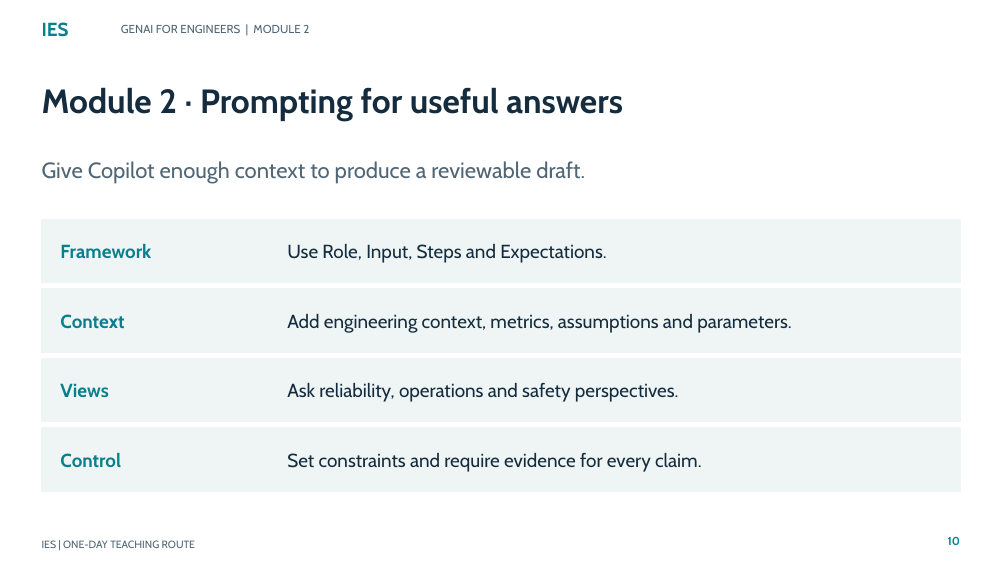
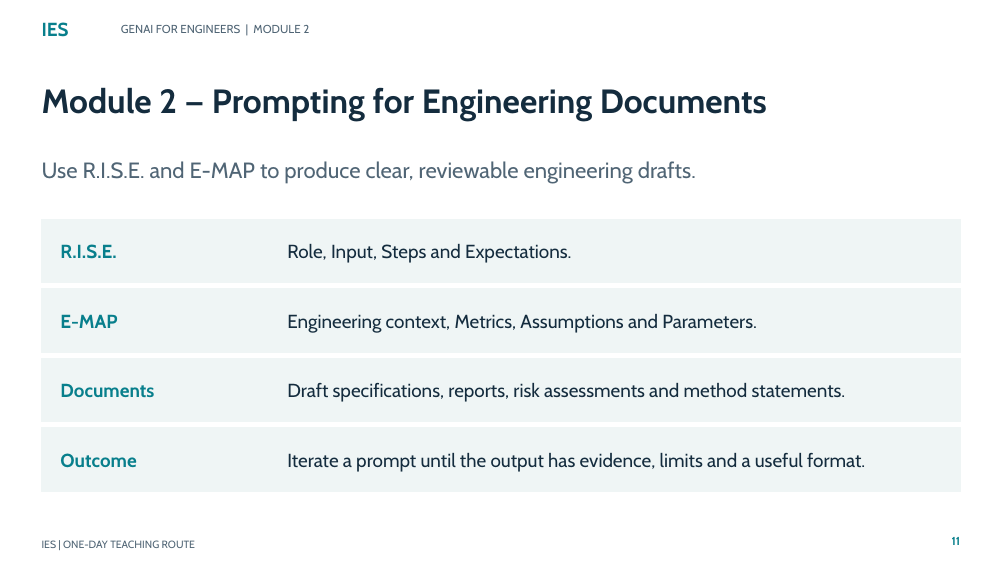
Before and after one commit to tertiarycourses/IES-GenAI-for-Engineers, a slide deck: slide 11 of courseware/Slides/IES-GenAI-for-Engineers.pptx (slide 10 before the commit). Drawn at 1008x567 pixels with LibreOffice and Linux fonts; fonts in the diff are those of the drawing. Boxes give left, top, right and bottom in pixels: in the first picture for what was removed or moved away, otherwise in the second. Text is boxed around its words. In the diff, an @@ line names an element or a change of style, - is before the commit and + after.

```diff
--- a/courseware/Slides/IES-GenAI-for-Engineers.pptx
+++ b/courseware/Slides/IES-GenAI-for-Engineers.pptx
@@ text at [42, 87, 767, 121]: text changed @@
-Module 2 · Prompting for useful answers
+Module 2 — Prompting for Engineering Documents
@@ text at [42, 161, 696, 184]: text changed @@
-Give Copilot enough context to produce a reviewable draft.
+Use R.I.S.E. and E-MAP to produce clear, reviewable engineering drafts.
@@ text at [60, 244, 116, 259]: text changed @@
-Framework
+R.I.S.E.
@@ text at [287, 244, 571, 263]: text changed @@
-Use Role, Input, Steps and Expectations.
+Role, Input, Steps and Expectations.
@@ text at [60, 314, 117, 328]: text changed @@
-Context
+E-MAP
@@ text at [287, 314, 757, 333]: text changed @@
-Add engineering context, metrics, assumptions and parameters.
+Engineering context, Metrics, Assumptions and Parameters.
@@ text at [60, 383, 154, 398]: text changed @@
-Views
+Documents
@@ text at [287, 383, 846, 402]: text changed @@
-Ask reliability, operations and safety perspectives.
+Draft specifications, reports, risk assessments and method statements.
@@ text at [60, 453, 136, 468]: text changed @@
-Control
+Outcome
@@ text at [287, 453, 865, 472]: text changed @@
-Set constraints and require evidence for every claim.
+Iterate a prompt until the output has evidence, limits and a useful format.
@@ text at [952, 537, 961, 545]: text changed @@
-10
+11
```
Also in this commit, not shown: 177 other slides changed, 6 slides added, 7 other files.
